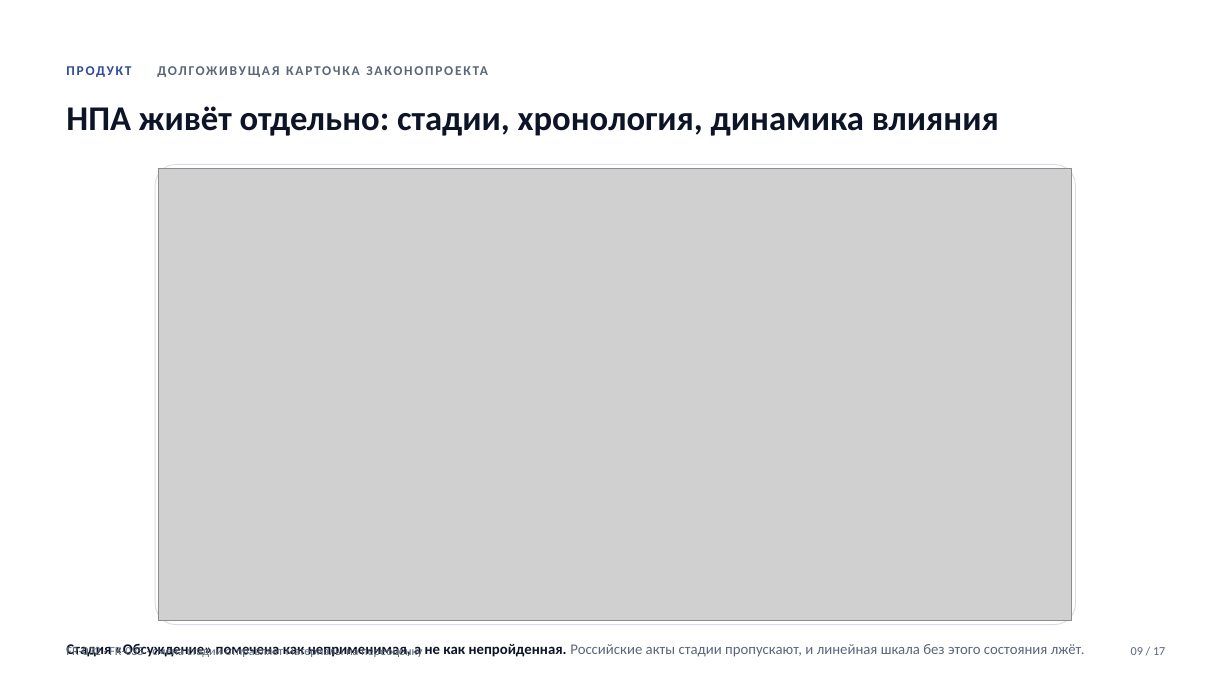
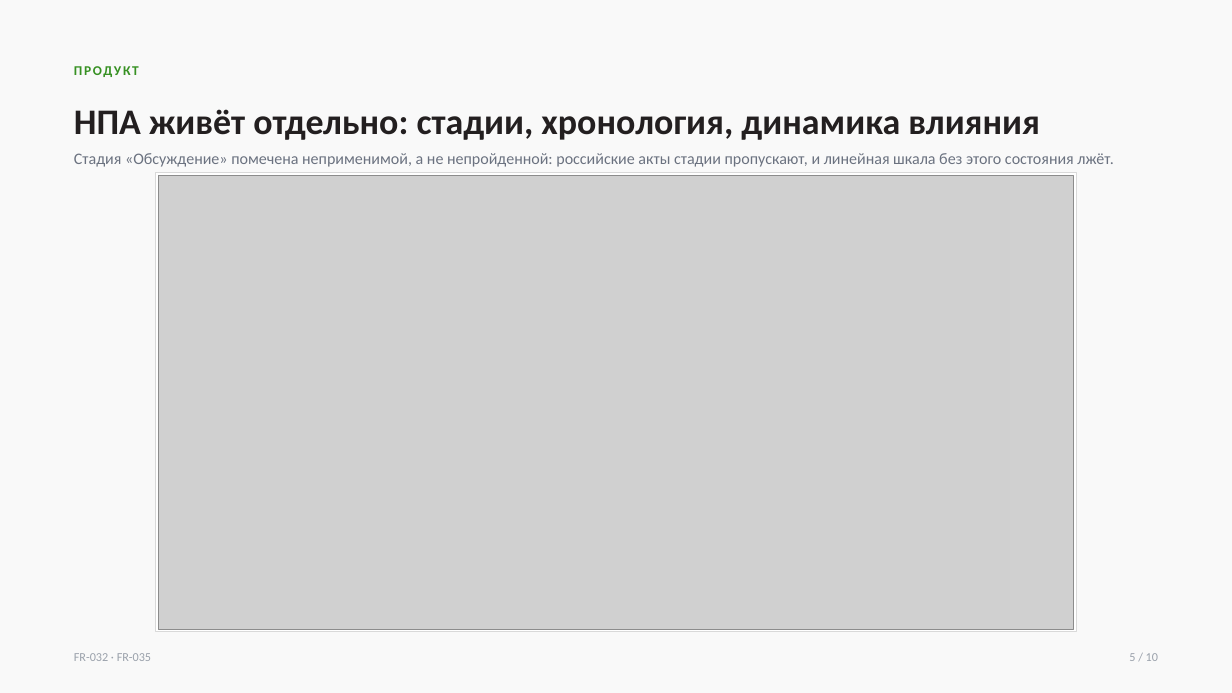
Before and after one commit to veceloe/ai-gpr-center-cifra, a slide deck: slide 6 of docs/product/build/presentation.pptx (slide 9 before the commit). Drawn at 1232x693 pixels with LibreOffice and Linux fonts; fonts in the diff are those of the drawing; grey boxes stand for pictures; background and template pictures are left out. Boxes give left, top, right and bottom in pixels: in the first picture for what was removed or moved away, otherwise in the second. Text is boxed around its words. In the diff, an @@ line names an element or a change of style, - is before the commit and + after.

```diff
--- a/docs/product/build/presentation.pptx
+++ b/docs/product/build/presentation.pptx
@@ rectangle added at bbox=[0, 0, 1232, 693], fill #F9F9F9 @@
@@ text at bbox=[74, 66, 139, 77]: text changed; text colour #5B667A to #379123 @@
-ПРОДУКТ ДОЛГОЖИВУЩАЯ КАРТОЧКА ЗАКОНОПРОЕКТА
+ПРОДУКТ
@@ text "НПА живёт отдельно: стадии, хронология, ...": place and size @@
-text "НПА живёт отдельно: стадии, хронология, ..." at bbox=[66, 106, 999, 136]
+text "НПА живёт отдельно: стадии, хронология, ..." at bbox=[74, 109, 1040, 140]
@@ text "НПА живёт отдельно: стадии, хронология, ..." at bbox=[74, 109, 1040, 140]: size 27 to 28 pt, text colour #0E1428 to #231F20; line spacing 1.08 to 1.14 @@
@@ text at bbox=[74, 153, 1113, 167]: text changed; size 11.5 to 12.5 pt; text colour #5B667A to #6B7280 @@
-Стадия «Обсуждение» помечена как неприменимая, а не как непройденная. Российские акты стадии пропускают, и линейная шкала без этого состояния лжёт.
+Стадия «Обсуждение» помечена неприменимой, а не непройденной: российские акты стадии пропускают, и линейная шкала без этого состояния лжёт.
@@ rounded rectangle removed at bbox=[155, 165, 1076, 625] @@
@@ rectangle added at bbox=[156, 173, 1077, 632], fill #FFFFFF, outline #D9D9D9 0.75 pt @@
@@ picture: place and size @@
-picture at bbox=[159, 168, 1072, 621]
+picture at bbox=[159, 176, 1074, 629]
@@ text at bbox=[74, 653, 151, 661]: text changed; text colour #5B667A to #9AA1AB @@
-FR-032 · FR-035 · смена стадии отправляет материалы на переоценку
+FR-032 · FR-035
@@ text added at bbox=[1129, 653, 1158, 661], 9.5 pt, text #9AA1AB @@
+5 / 10
@@ text removed at bbox=[1131, 647, 1165, 655] @@
-09 / 17
```
Also in this commit, not shown: 3 other slides changed, 6 slides added, 13 slides removed, 4 other files.
